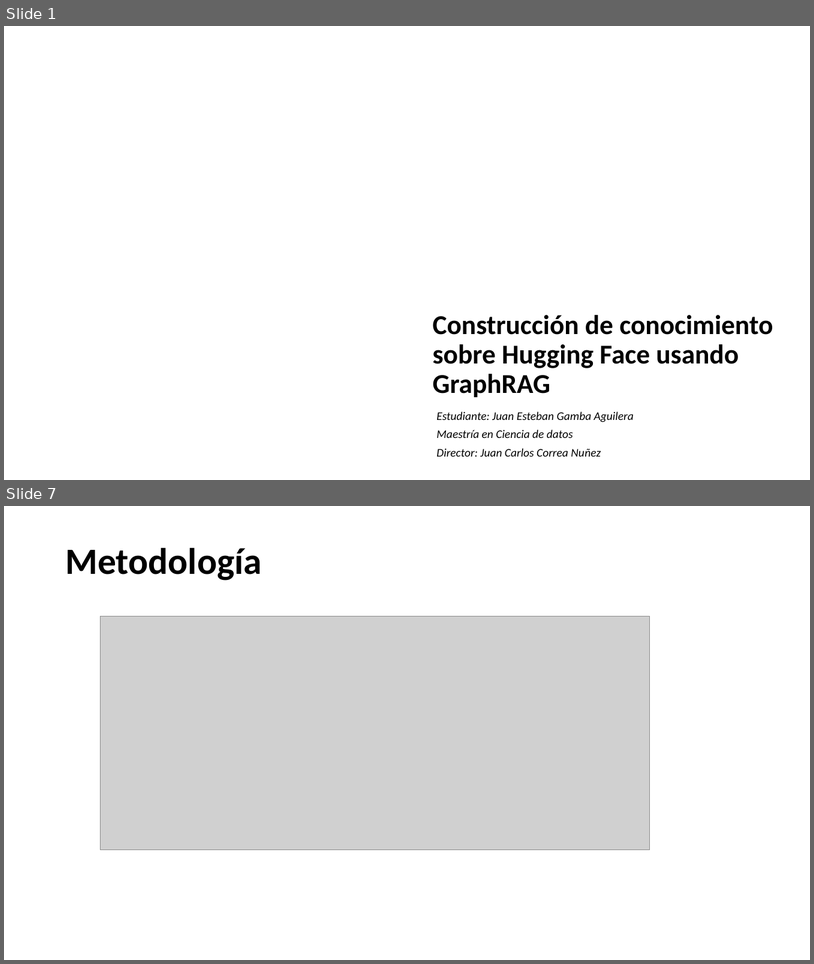
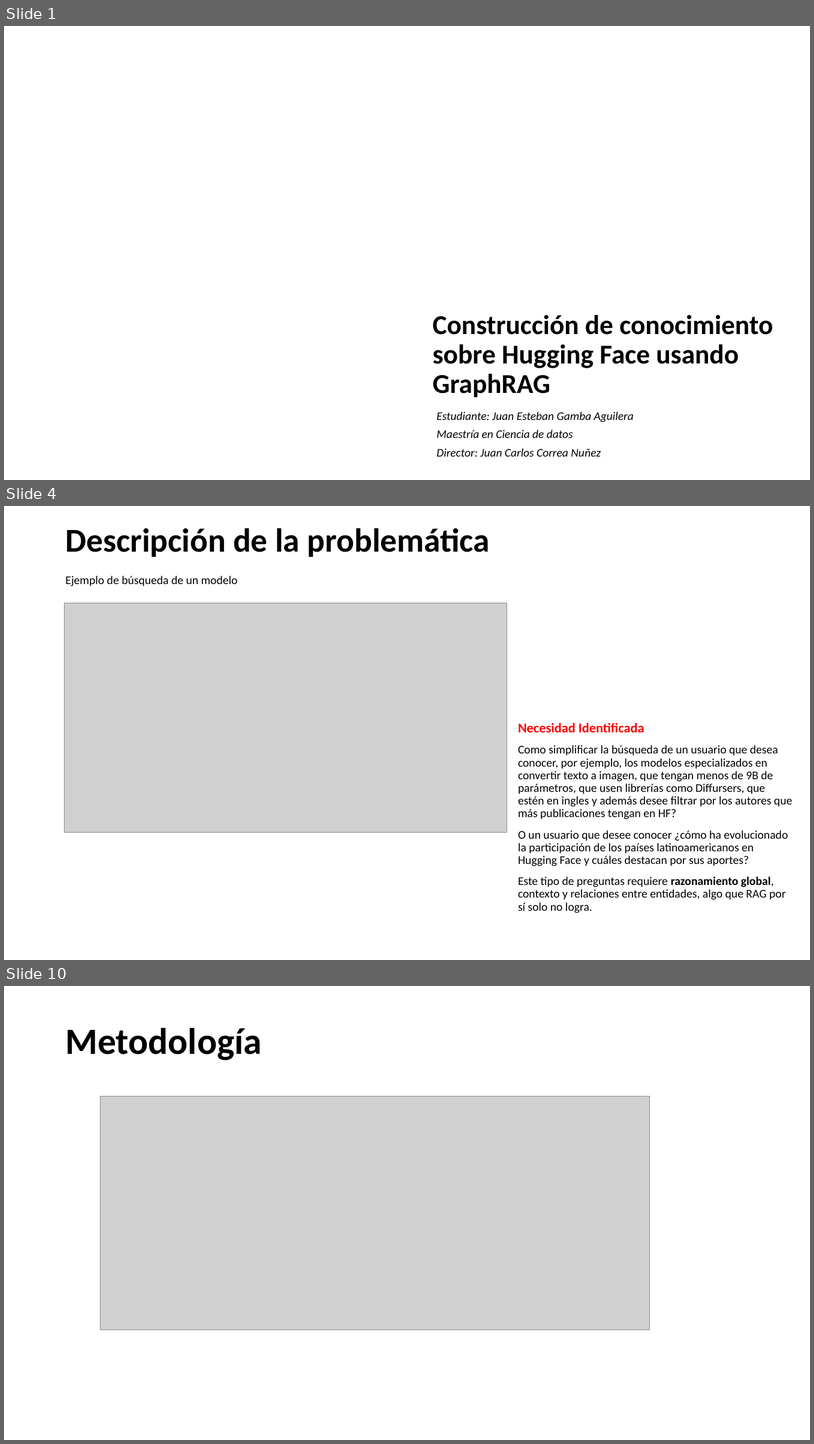
Before and after one commit to juan-aguilera/SEDI_TG, a slide deck: Presentacion propuesta TG.pptx. Shown one above the other, each under a label of ours: slides 1 and 7 before the commit, slides 1, 4 and 10 after it; the slides between them are not shown. The pictures are 814x964 and 814x1444 pixels, drawn with LibreOffice and Linux fonts; fonts in the diff are those of the drawing; grey boxes stand for pictures; background and template pictures are left out. Boxes give left, top, right and bottom in pixels: in the first picture for what was removed or moved away, otherwise in the second. Text is boxed around its words. In the diff, an @@ line names an element or a change of style, - is before the commit and + after.

```diff
--- a/Presentacion propuesta TG.pptx
+++ b/Presentacion propuesta TG.pptx
@@ slide 4 added at [4,506,810,960], background picture (left out) @@
@@ title added at [65,528,490,557], 39.6 pt, text #000000, bold @@
+Descripción de la problemática
@@ text added at [65,576,238,586], 14 pt, text #000000 @@
+Ejemplo de búsqueda de un modelo
@@ picture added at [65,603,507,832] @@
@@ text added at [518,723,792,913], 14 pt, text #000000 @@
+Necesidad Identificada
+Como simplificar la búsqueda de un usuario que desea conocer, por ejemplo, los modelos especializados en convertir texto a imagen, que tengan menos de 9B de parámetros, que usen librerías como Diffursers, que estén en ingles y además desee filtrar por los autores que más publicaciones tengan en HF?
+O un usuario que desee conocer ¿cómo ha evolucionado la participación de los países latinoamericanos en Hugging Face y cuáles destacan por sus aportes?
+Este tipo de preguntas requiere razonamiento global, contexto y relaciones entre entidades, algo que RAG por sí solo no logra.
@@ what was slide 7 is now slide 10 @@
```
Also in this commit, not shown: 8 slides changed, 2 other slides added, 2 other files.
